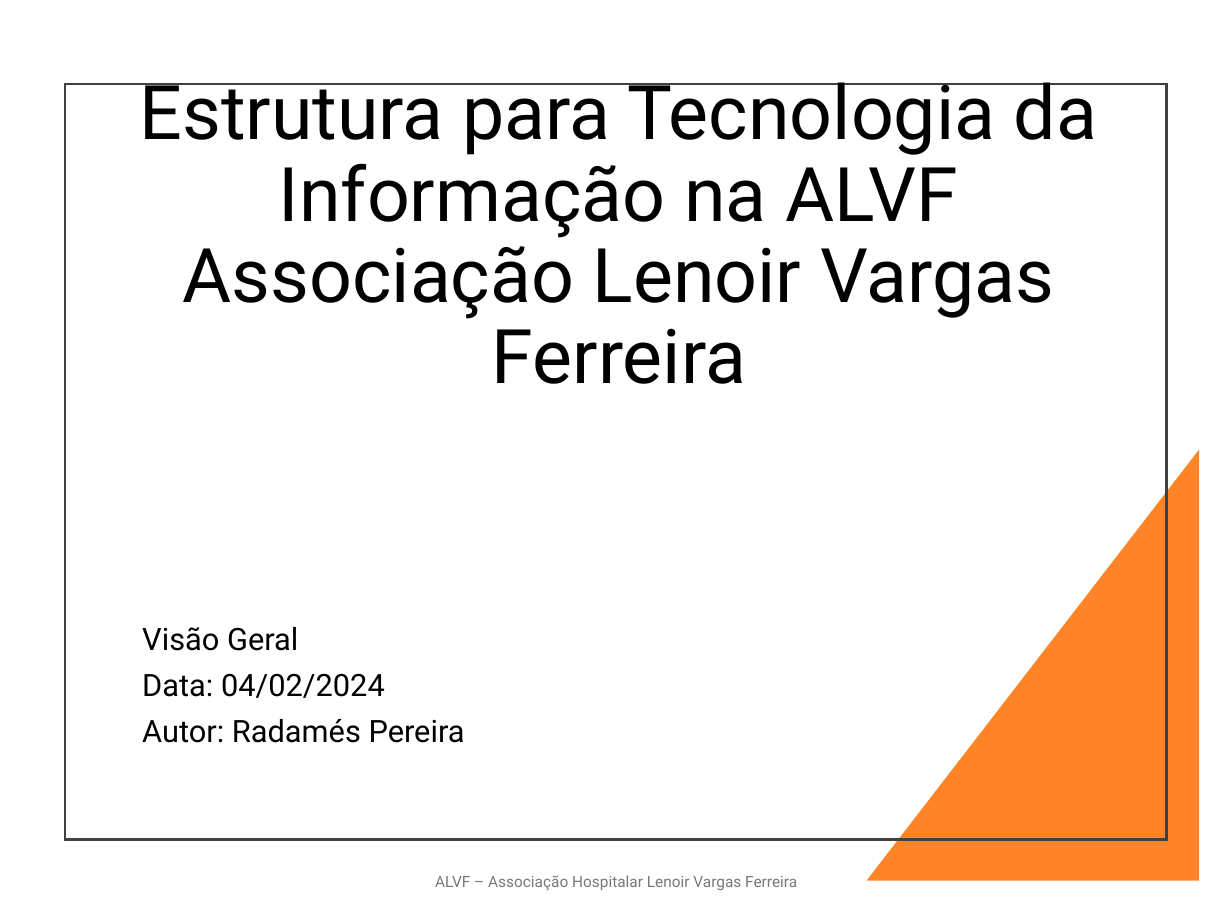
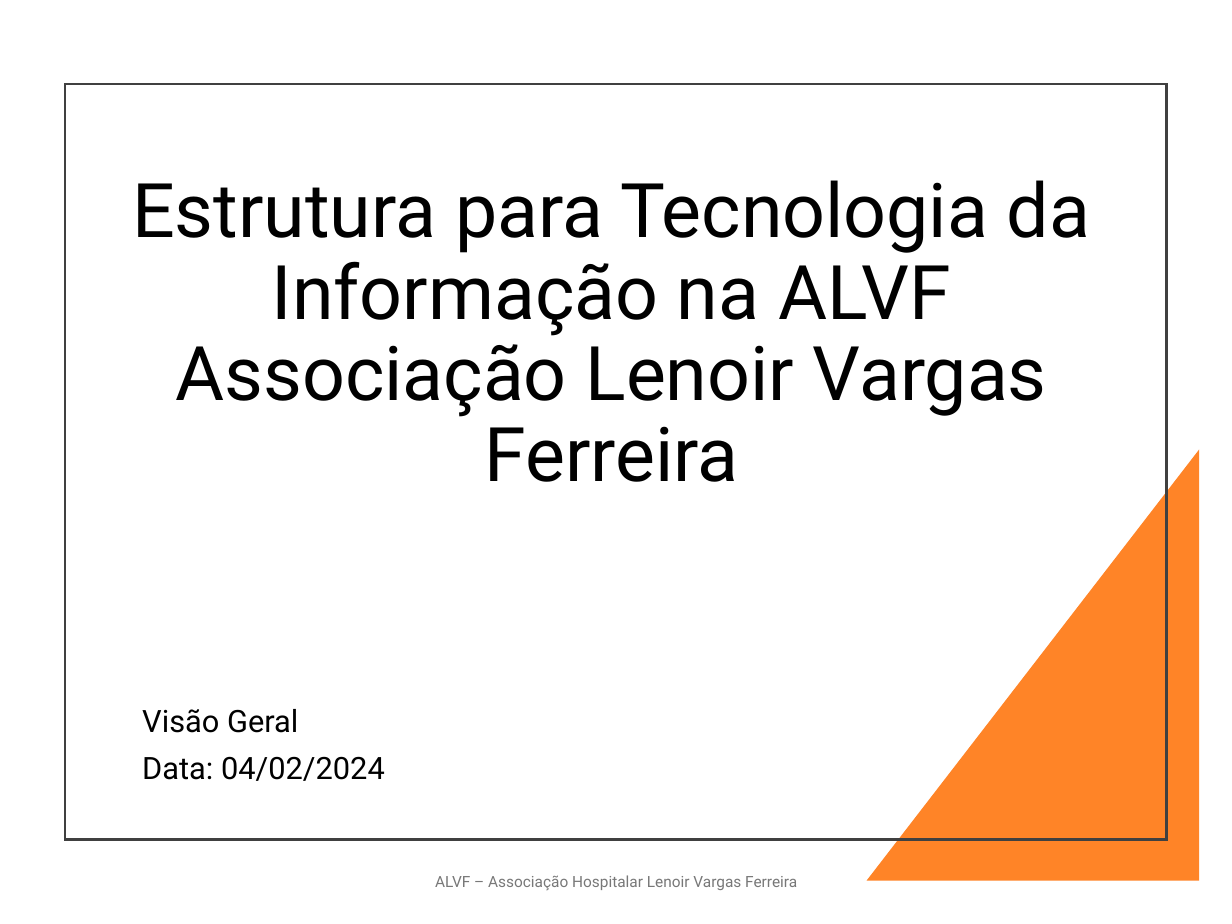
Before and after one commit to ProjetosALVF/ALVF_ProspeccaoGestao_TI, a slide deck: slide 1 of ALVF_Organizacional_ConselhoDe Administracao_Fev_2025/Estrutura_OrganizacionalGovernançaDeTI_ALVF.pptx. Drawn at 1232x924 pixels with LibreOffice and Linux fonts; fonts in the diff are those of the drawing. Boxes give left, top, right and bottom in pixels: in the first picture for what was removed or moved away, otherwise in the second. Text is boxed around its words. In the diff, an @@ line names an element or a change of style, - is before the commit and + after.

```diff
--- a/ALVF_Organizacional_ConselhoDe Administracao_Fev_2025/Estrutura_OrganizacionalGovernançaDeTI_ALVF.pptx
+++ b/ALVF_Organizacional_ConselhoDe Administracao_Fev_2025/Estrutura_OrganizacionalGovernançaDeTI_ALVF.pptx
@@ title "Estrutura para Tecnologia da Informação ..." moved from (x1=139, y1=82, x2=1097, y2=384) to (x1=132, y1=180, x2=1090, y2=482) @@
@@ subtitle "Visão Geral" moved from (x1=142, y1=627, x2=465, y2=743) to (x1=142, y1=709, x2=385, y2=781) @@
@@ subtitle at (x1=142, y1=719, x2=465, y2=743): paragraph removed @@
-Autor: Radamés Pereira
```
Also in this commit, not shown: 7 other slides changed, 4 slides added, 3 slides removed, 2 other files.
